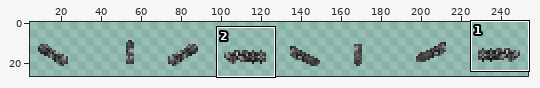
File history of a sprite sheet, Resources/AwesomeGuns/Weapons/AUTO_CANNON/Handobs.gif. The first picture is a wide view before the edit; the outline marks the close-up.
Close-up. First the earlier version:
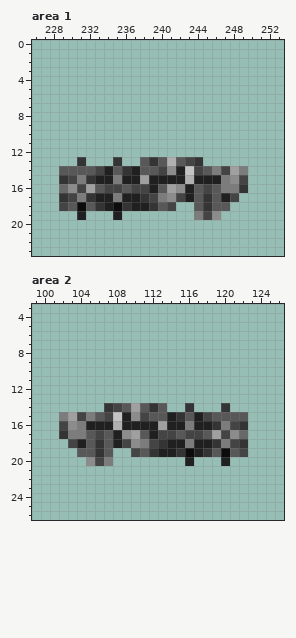
The file is 256x40 pixels. Shown: area 1: x 226..253, y 0..23; area 2: x 99..126, y 3..26. The wide view leaves out empty margins.
And afterwards:
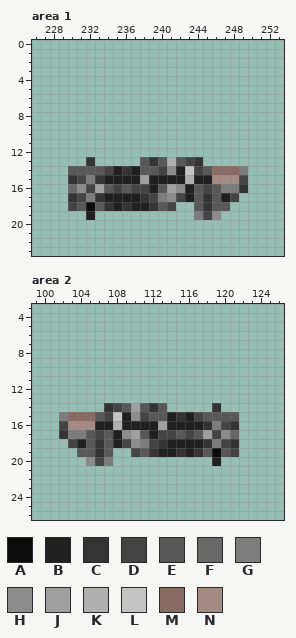
Palette (. is transparent): A #0c0c0c  B #202020  C #343434  D #444444  E #585858  F #686868  G #7c7c7c  H #8c8c8c  J #a0a0a0  K #b0b0b0  L #c4c4c4  M #886c64  N #a48c84
What changed:
Changed rows in their new state; - is an unchanged pixel.
Area 1:
first column x 229:
13 --.C--.-------------
14 .---EDB----------MMM
15 .CDGC-B----------NNN
16 .FHDJE--------------
17 .CDGC-B-------------
18 .DEAECB-------------
19 --.B--.-------------
Area 2:
first column x 103:
14 -------------.--C.--
15 MMM----------BDE---.
16 NNN----------B-CGDC.
17 --------------EJDHF.
18 -------------B-CGDC.
19 -------------BCEAED.
20 -------------.--B.--
Boxes around the changes in both close-ups, in picture pixels (x1, y1, x2, y2):
changed: (59, 157, 122, 220)
changed: (212, 166, 239, 184)
changed: (185, 403, 248, 466)
changed: (68, 412, 95, 430)
